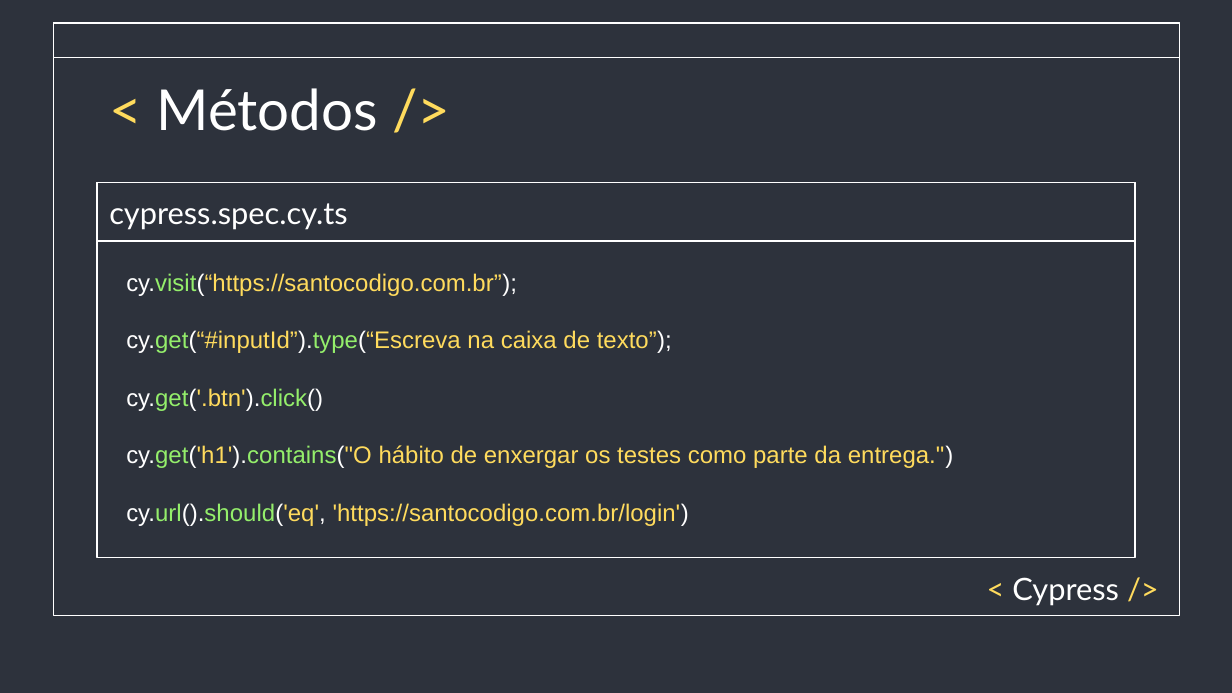
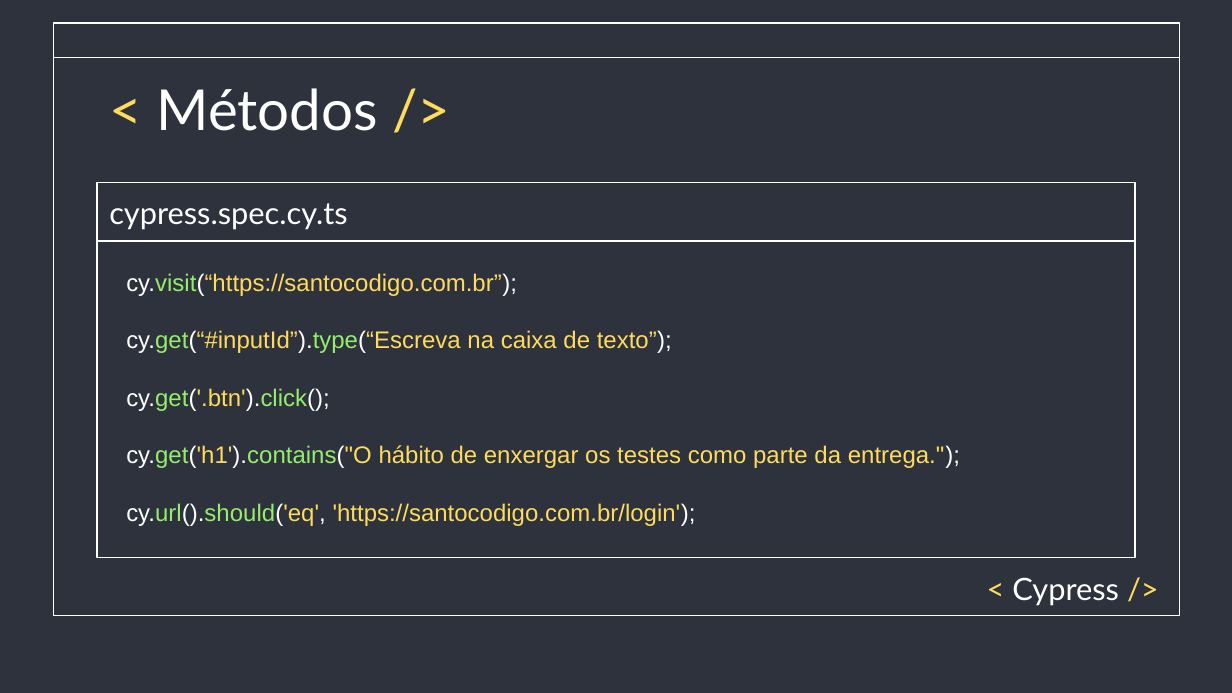
Before and after one commit to saintalex93/TestingHabitPresentation, a slide deck: slide 22 of Testes - Semana de qualidade.pptx. Drawn at 1232x693 pixels with LibreOffice and Linux fonts; fonts in the diff are those of the drawing. Boxes give left, top, right and bottom in pixels: in the first picture for what was removed or moved away, otherwise in the second. Text is boxed around its words. In the diff, an @@ line names an element or a change of style, - is before the commit and + after.

```diff
--- a/Testes - Semana de qualidade.pptx
+++ b/Testes - Semana de qualidade.pptx
@@ text at (x1=126, y1=388, x2=960, y2=526): text changed @@
-cy.get('.btn').click()
-cy.get('h1').contains("O hábito de enxergar os testes como parte da entrega.")
-cy.url().should('eq', 'https://santocodigo.com.br/login')
+cy.get('.btn').click();
+cy.get('h1').contains("O hábito de enxergar os testes como parte da entrega.");
+cy.url().should('eq', 'https://santocodigo.com.br/login');
```
Also in this commit, not shown: 10 other slides changed, 1 other file.
